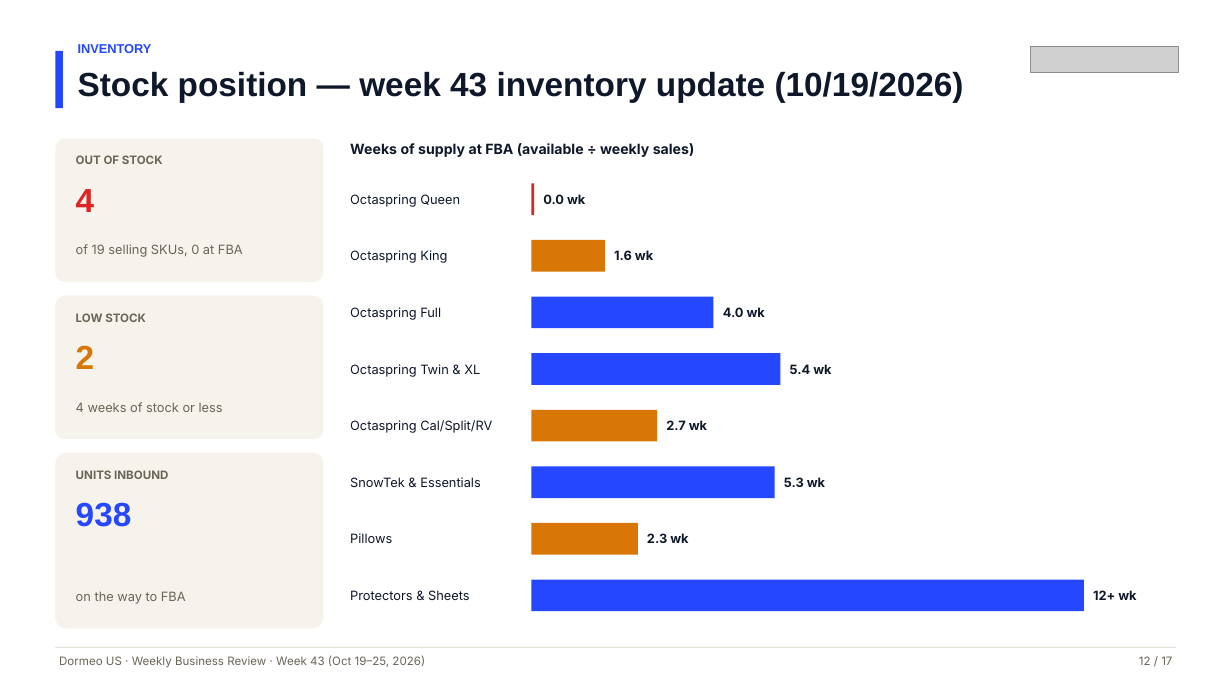
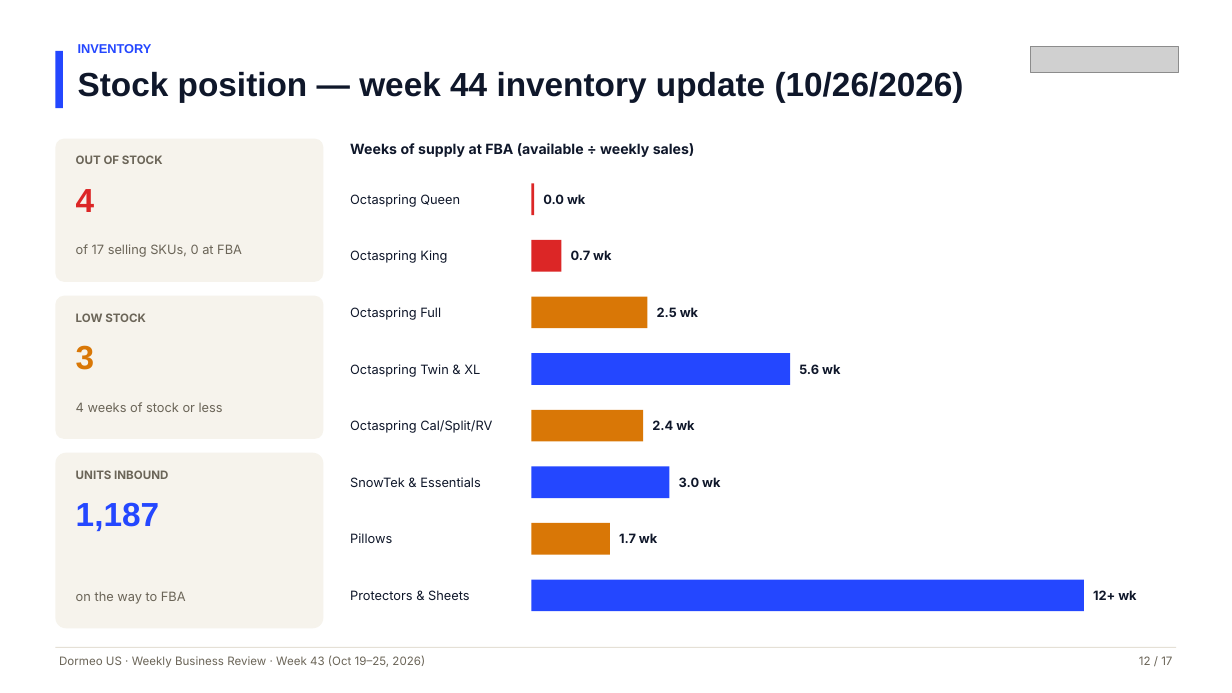
Before and after one commit to RONFSG/flagship-growth-reports, a slide deck: slide 12 of dormeo-us/deck/2026-10-25/Dormeo-US-Weekly-Business-Review-Week-43-2026-10-25.pptx. Drawn at 1232x693 pixels with LibreOffice and Linux fonts; fonts in the diff are those of the drawing; grey boxes stand for pictures. Boxes give left, top, right and bottom in pixels: in the first picture for what was removed or moved away, otherwise in the second. Text is boxed around its words. In the diff, an @@ line names an element or a change of style, - is before the commit and + after.

```diff
--- a/dormeo-us/deck/2026-10-25/Dormeo-US-Weekly-Business-Review-Week-43-2026-10-25.pptx
+++ b/dormeo-us/deck/2026-10-25/Dormeo-US-Weekly-Business-Review-Week-43-2026-10-25.pptx
@@ text at [78, 71, 964, 102]: text changed @@
-Stock position — week 43 inventory update (10/19/2026)
+Stock position — week 44 inventory update (10/26/2026)
@@ text at [76, 244, 242, 257]: text changed @@
-of 19 selling SKUs, 0 at FBA
+of 17 selling SKUs, 0 at FBA
@@ rectangle: place and size @@
-rectangle at [531, 240, 605, 272]
+rectangle at [531, 240, 562, 272]
@@ rectangle at [531, 240, 562, 272]: fill #D97706 to #DC2626 @@
@@ text at [571, 250, 611, 260]: text changed @@
-1.6 wk
+0.7 wk
@@ rectangle: place and size @@
-rectangle at [531, 297, 714, 328]
+rectangle at [531, 297, 648, 328]
@@ rectangle at [531, 297, 648, 328]: fill #2447FF to #D97706 @@
@@ text at [657, 307, 698, 317]: text changed @@
-4.0 wk
+2.5 wk
@@ text at [76, 345, 95, 370]: text changed @@
-2
+3
@@ rectangle: place and size @@
-rectangle at [531, 353, 781, 384]
+rectangle at [531, 353, 790, 384]
@@ text at [799, 364, 840, 374]: text changed @@
-5.4 wk
+5.6 wk
@@ rectangle: place and size @@
-rectangle at [531, 409, 657, 441]
+rectangle at [531, 409, 643, 441]
@@ text at [652, 420, 694, 430]: text changed @@
-2.7 wk
+2.4 wk
@@ rectangle: place and size @@
-rectangle at [531, 467, 775, 498]
+rectangle at [531, 467, 670, 498]
@@ text at [679, 477, 720, 487]: text changed @@
-5.3 wk
+3.0 wk
@@ text at [76, 502, 159, 531]: text changed @@
-938
+1,187
@@ rectangle: place and size @@
-rectangle at [531, 523, 638, 555]
+rectangle at [531, 523, 610, 555]
@@ text at [619, 533, 657, 543]: text changed @@
-2.3 wk
+1.7 wk
```
Also in this commit, not shown: 5 other files.
